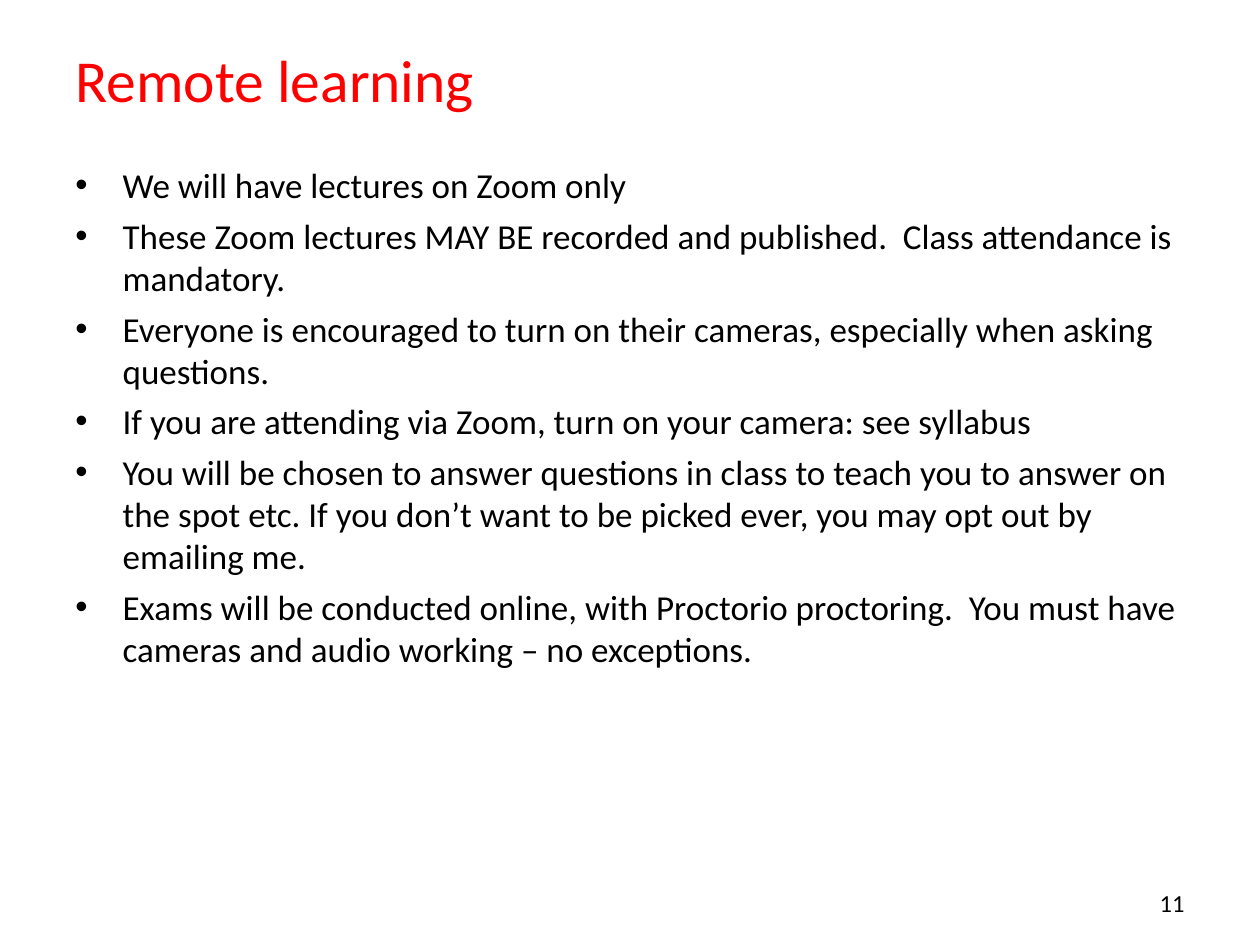
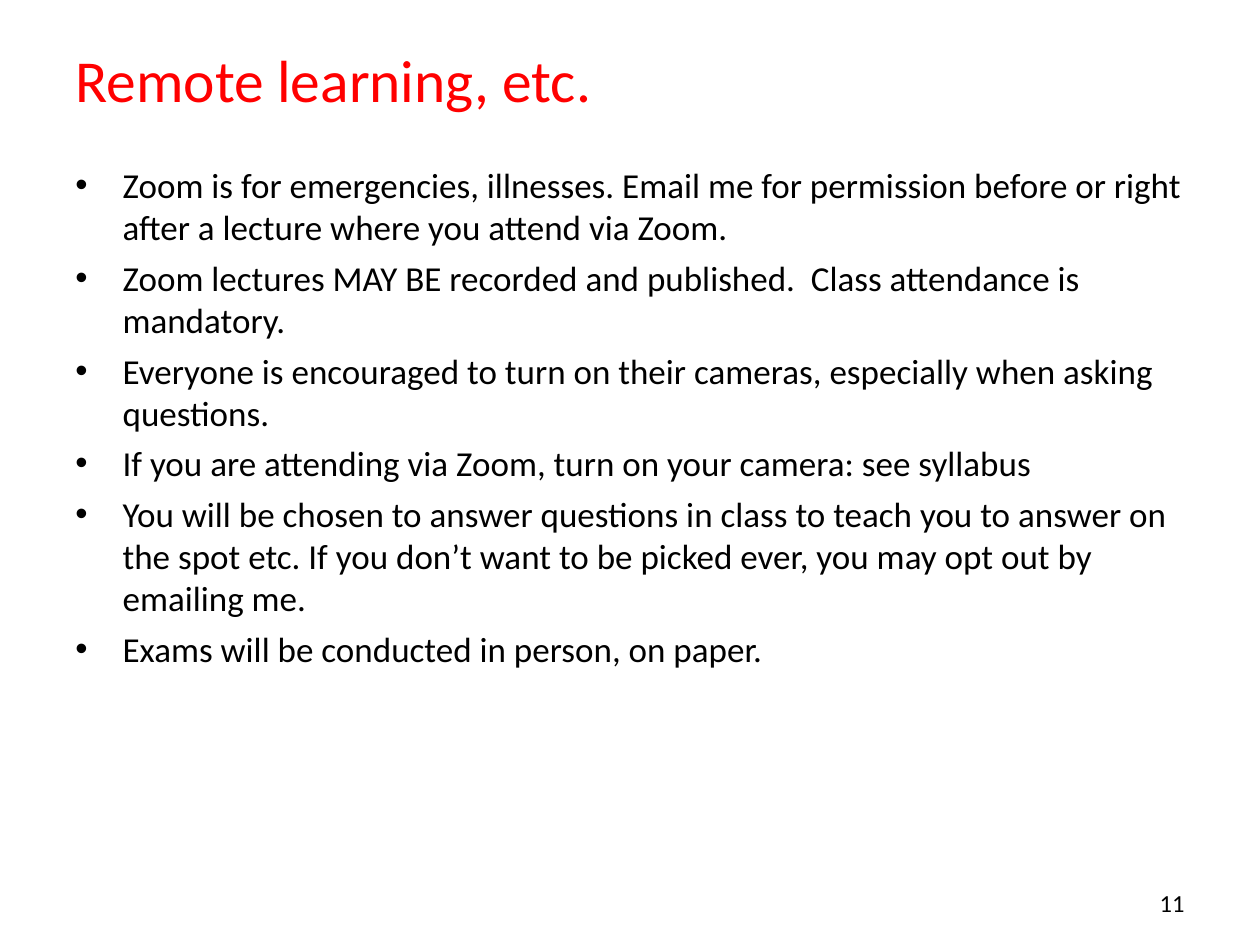
Before and after one commit to vallathn/EE312_Sp23_lectures, a slide deck: slide 11 of day1_intro/ee312-day1-intro.ppt. Drawn at 1260x945 pixels with LibreOffice and Linux fonts; fonts in the diff are those of the drawing. Boxes give left, top, right and bottom in pixels: in the first picture for what was removed or moved away, otherwise in the second. Text is boxed around its words. In the diff, an @@ line names an element or a change of style, - is before the commit and + after.

Commit message:
updated ppt

```diff
--- a/day1_intro/ee312-day1-intro.ppt
+++ b/day1_intro/ee312-day1-intro.ppt
@@ title at [76, 60, 592, 113]: text changed @@
-Remote learning
+Remote learning, etc.
@@ text at [123, 173, 1181, 339]: text changed @@
-• We will have lectures on Zoom only
-• These Zoom lectures MAY BE recorded and published. Class attendance is mandatory.
+• Zoom is for emergencies, illnesses. Email me for permission before or right after a lecture where you attend via Zoom.
+• Zoom lectures MAY BE recorded and published. Class attendance is mandatory.
@@ text at [123, 637, 762, 668]: text changed @@
-• Exams will be conducted online, with Proctorio proctoring. You must have cameras and audio working – no exceptions.
+• Exams will be conducted in person, on paper.
```
Also in this commit, not shown: 2 other slides changed, 1 other file.
